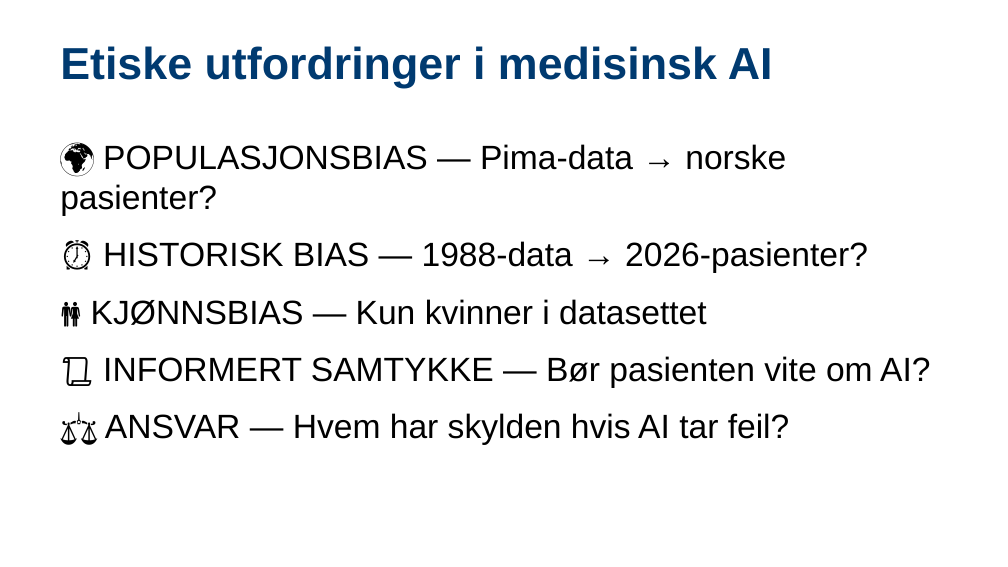
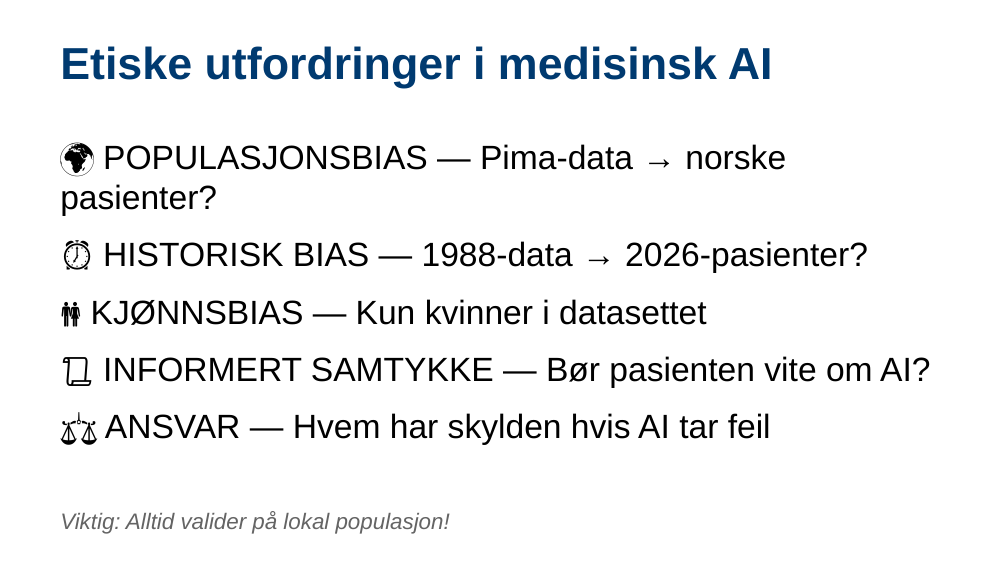
Before and after one commit to arvidl/ELMED219-2026, a slide deck: slide 25 of Lab0-ML/slides/ELMED219-2026_Lab0-ML_01-Enkle_eksempler-slides.pptx (slide 24 before the commit). Drawn at 1008x567 pixels with LibreOffice and Linux fonts; fonts in the diff are those of the drawing. Boxes give left, top, right and bottom in pixels: in the first picture for what was removed or moved away, otherwise in the second. Text is boxed around its words. In the diff, an @@ line names an element or a change of style, - is before the commit and + after.

```diff
--- a/Lab0-ML/slides/ELMED219-2026_Lab0-ML_01-Enkle_eksempler-slides.pptx
+++ b/Lab0-ML/slides/ELMED219-2026_Lab0-ML_01-Enkle_eksempler-slides.pptx
@@ text at bbox=[105, 413, 771, 445]: text changed @@
-⚖️ ANSVAR — Hvem har skylden hvis AI tar feil?
+⚖️ ANSVAR — Hvem har skylden hvis AI tar feil
@@ text added at bbox=[60, 511, 450, 534], 16 pt, text #646464, italic @@
+Viktig: Alltid valider på lokal populasjon!
```
Also in this commit, not shown: 17 other slides changed, 1 slide added, 10 other files.
